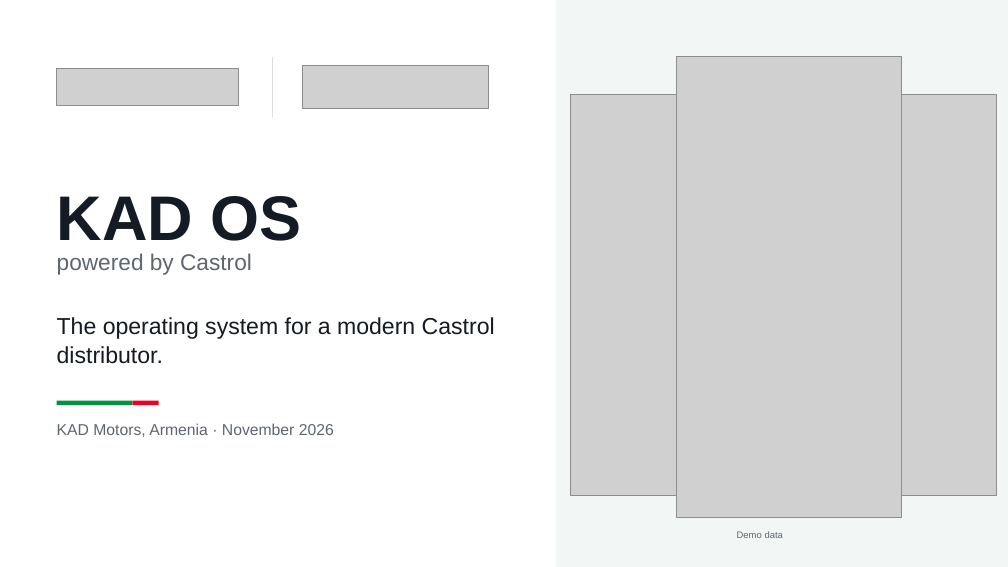
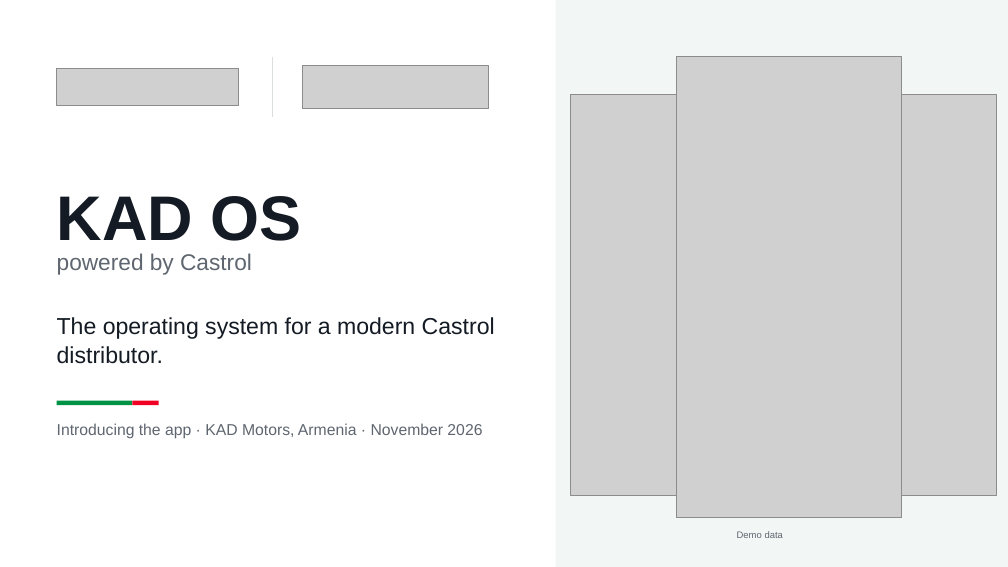
Before and after one commit to kdavtian/SalesManagerVisits, a slide deck: slide 1 of docs/castrol-global/KAD_OS_Castrol_Global.pptx. Drawn at 1008x567 pixels with LibreOffice and Linux fonts; fonts in the diff are those of the drawing; grey boxes stand for pictures. Boxes give left, top, right and bottom in pixels: in the first picture for what was removed or moved away, otherwise in the second. Text is boxed around its words. In the diff, an @@ line names an element or a change of style, - is before the commit and + after.

```diff
--- a/docs/castrol-global/KAD_OS_Castrol_Global.pptx
+++ b/docs/castrol-global/KAD_OS_Castrol_Global.pptx
@@ text at (57, 423, 482, 439): text changed @@
-KAD Motors, Armenia · November 2026
+Introducing the app · KAD Motors, Armenia · November 2026
```
Also in this commit, not shown: 3 other slides changed, 13 slides added, 13 slides removed, 14 other files.
